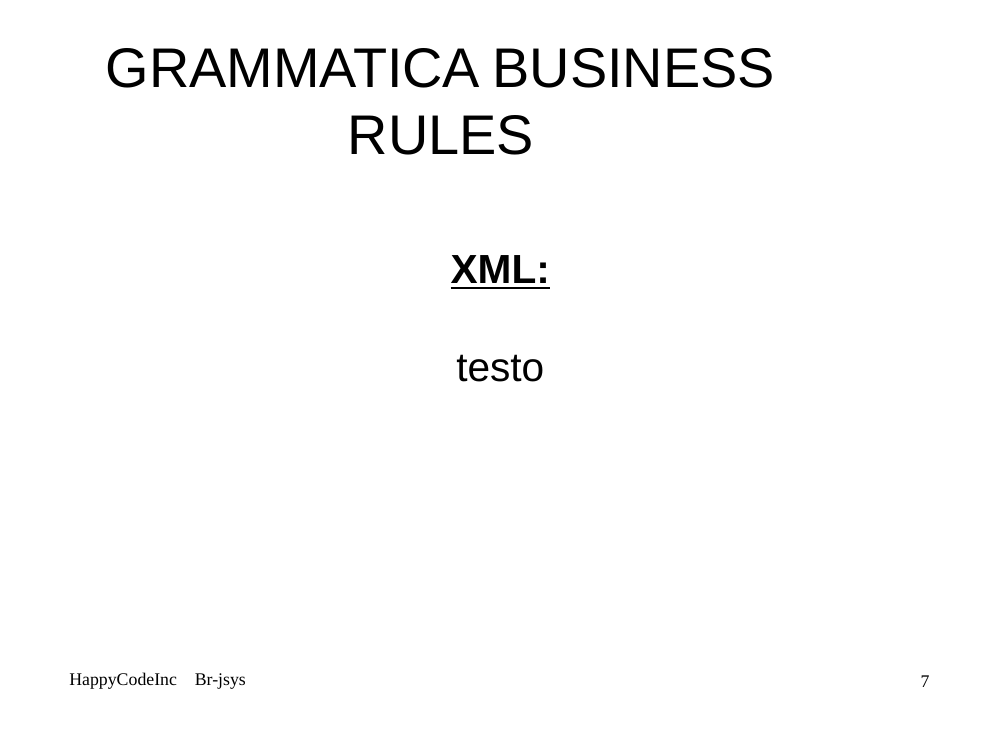
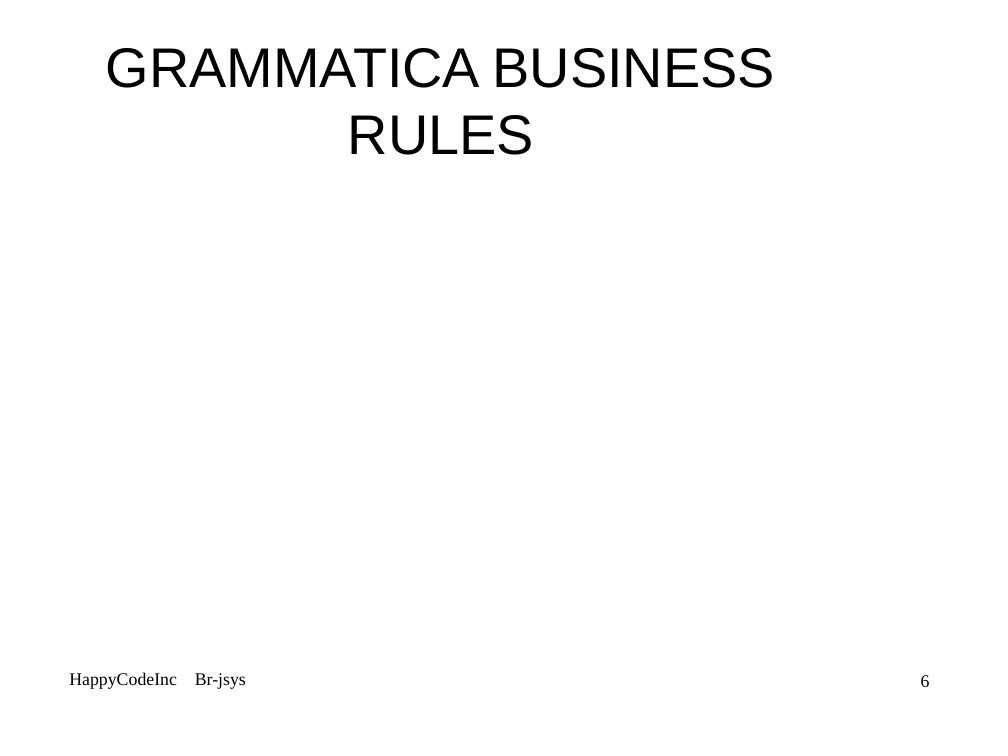
Before and after one commit to mbortola/br-jsys, a slide deck: slide 6 of trunk/RPD-presentation/Alessia-RPD.odp (slide 7 before the commit). Drawn at 1008x756 pixels with LibreOffice and Linux fonts; fonts in the diff are those of the drawing; background and template pictures are left out. Boxes give left, top, right and bottom in pixels: in the first picture for what was removed or moved away, otherwise in the second. Text is boxed around its words. In the diff, an @@ line names an element or a change of style, - is before the commit and + after.

```diff
--- a/trunk/RPD-presentation/Alessia-RPD.odp
+++ b/trunk/RPD-presentation/Alessia-RPD.odp
@@ subtitle removed at [451, 255, 550, 382] @@
-XML:
-testo
@@ page number at [921, 675, 930, 687]: text changed @@
-7
+6
```
Also in this commit, not shown: 5 other slides changed, 1 slide added, 1 slide removed.
